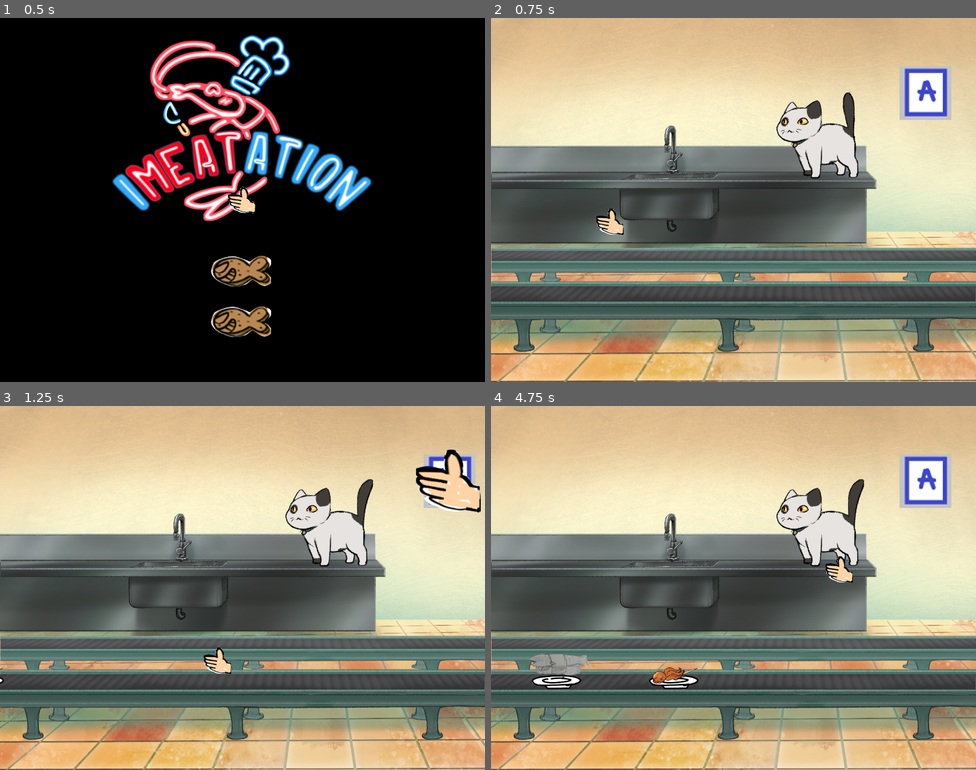
Above: before the commit, frames 1-4 (two rows, left to right).
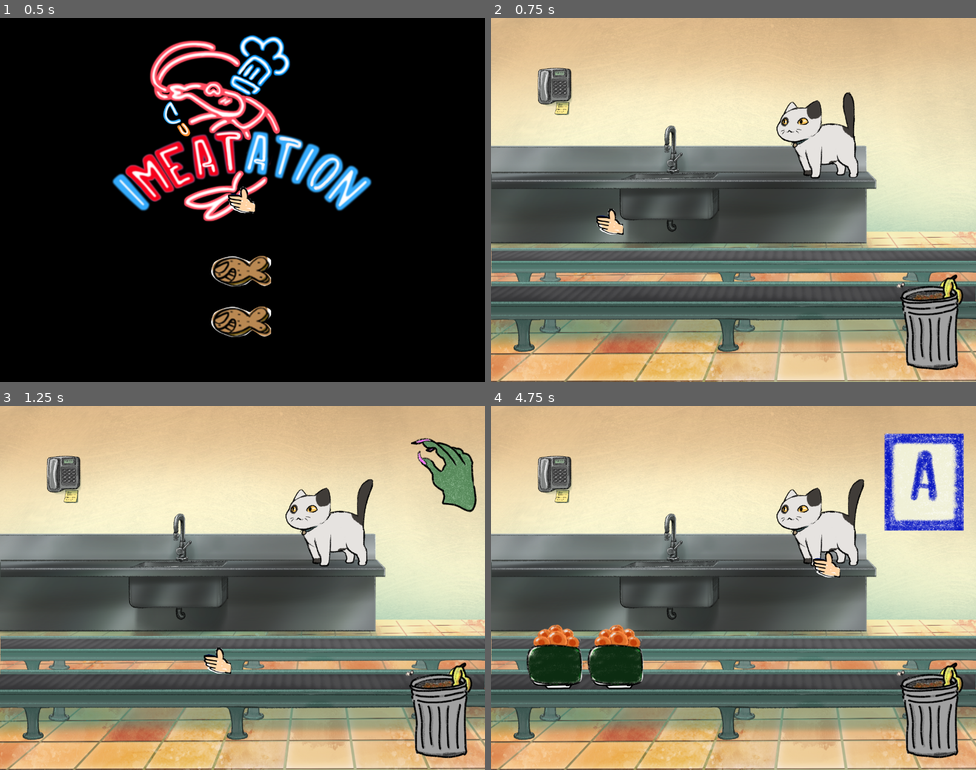
Above: after the commit, the same moments.

Repository: BUNN1E5/SDGJ-2024
Game: Godot game, scene res://levels/title/title.tscn
Same seed, same stepped clock (60 frames per second), same inputs: the game is played once before the commit and once after it.
Inputs (mouse positions are in pixels of both pictures, inside the frame that each line leads up to):
- Up to frame 1 (0.5 s): no input
- Up to frame 2 (0.75 s): move the mouse to (709, 272) at 0.52 s; click (709, 272) at 0.67 s
- Up to frame 3 (1.25 s): no input
- Up to frame 4 (4.75 s): move the mouse to (879, 642) at 1.27 s; click (879, 642) at 1.42 s; move the mouse to (588, 533) at 2.02 s; click (588, 533) at 2.17 s; move the mouse to (757, 588) at 2.77 s; click (757, 588) at 2.92 s; move the mouse to (660, 497) at 3.52 s; click (660, 497) at 3.67 s; move the mouse to (840, 569) at 4.27 s; click (840, 569) at 4.42 s

Frame 1 is identical in both runs. In frame 2, 4.8% of the frame differs, in the area x 9-98%, y 13-97%; in frame 3, 5.3%; in frame 4, 11%, in the area x 7-98%, y 7-97%.

Commit message:
AAAAAAAAAAHHHHHHHHHH

Diff:
--- a/food/base/conveyer_item.tscn
+++ b/food/base/conveyer_item.tscn
@@ -22,4 +22,5 @@
 texture = ExtResource("2_asydr")
 
 [node name="sprite" type="Sprite2D" parent="."]
-position = Vector2(0, -40)
+position = Vector2(0, -80)
+scale = Vector2(1.5, 1.5)
--- a/food/final_gunkan/gunkan_sushi.tres
+++ b/food/final_gunkan/gunkan_sushi.tres
@@ -1,10 +1,10 @@
-[gd_resource type="AnimatedTexture" load_steps=3 format=3 uid="uid://dn1ucrcy820jl"]
+[gd_resource type="AnimatedTexture" load_steps=3 format=3 uid="uid://cs8m4jfkiiq6e"]
 
-[ext_resource type="Texture2D" uid="uid://bunvhxhncfq4q" path="res://food/placeholder_gunkan/good-gunkan-sushi-placeholder.png" id="1_uhve6"]
-[ext_resource type="Texture2D" uid="uid://ekrvduf7xs0w" path="res://food/placeholder_gunkan/bad-gunkan-sushi-placeholder.png" id="2_8ydr2"]
+[ext_resource type="Texture2D" uid="uid://bveuiivr1n6k6" path="res://food/final_gunkan/good-gunkan-sushi.png" id="1_m2xbv"]
+[ext_resource type="Texture2D" uid="uid://tc17px1s63pk" path="res://food/final_gunkan/bad-gunkan-sushi.png" id="2_07se6"]
 
 [resource]
 frames = 2
-frame_0/texture = ExtResource("1_uhve6")
-frame_1/texture = ExtResource("2_8ydr2")
+frame_0/texture = ExtResource("1_m2xbv")
+frame_1/texture = ExtResource("2_07se6")
 frame_1/duration = 1.0
--- /dev/null
+++ b/food/sashimi/sashimi_sushi.tres
@@ -0,0 +1,10 @@
+[gd_resource type="AnimatedTexture" load_steps=3 format=3 uid="uid://xfstm0amqtde"]
+
+[ext_resource type="Texture2D" uid="uid://dp71uu21iooes" path="res://food/sashimi/sushi_sashimi.png" id="1_5y7nn"]
+[ext_resource type="Texture2D" uid="uid://dkpndn8qxftyn" path="res://food/sashimi/sushi_sashimi_bad.png" id="2_42qcv"]
+
+[resource]
+frames = 2
+frame_0/texture = ExtResource("1_5y7nn")
+frame_1/texture = ExtResource("2_42qcv")
+frame_1/duration = 1.0
--- /dev/null
+++ b/food/sexyroll/sexyroll_sushi.tres
@@ -0,0 +1,10 @@
+[gd_resource type="AnimatedTexture" load_steps=3 format=3 uid="uid://diprmjuwjasf7"]
+
+[ext_resource type="Texture2D" uid="uid://c3jaij30m6oxy" path="res://food/sexyroll/sushi_sexyroll.png" id="1_4xcjf"]
+[ext_resource type="Texture2D" uid="uid://5s57asj47x4d" path="res://food/sexyroll/sushi_sexyroll_bad.png" id="2_cw1s3"]
+
+[resource]
+frames = 2
+frame_0/texture = ExtResource("1_4xcjf")
+frame_1/texture = ExtResource("2_cw1s3")
+frame_1/duration = 1.0
--- /dev/null
+++ b/food/shinko/shinko_sushi.tres
@@ -0,0 +1,10 @@
+[gd_resource type="AnimatedTexture" load_steps=3 format=3 uid="uid://bxwybqx3xkm71"]
+
+[ext_resource type="Texture2D" uid="uid://lwnocd3xcrqq" path="res://food/shinko/sushi_shinko.png" id="1_buuw1"]
+[ext_resource type="Texture2D" uid="uid://c6bkylemkva6w" path="res://food/shinko/sushi_shinko_sad.png" id="2_6w8f6"]
+
+[resource]
+frames = 2
+frame_0/texture = ExtResource("1_buuw1")
+frame_1/texture = ExtResource("2_6w8f6")
+frame_1/duration = 1.0
--- a/game_systems/conveyer_belt/conveyer_belt.gd
+++ b/game_systems/conveyer_belt/conveyer_belt.gd
@@ -22,14 +22,30 @@
 @export var max_items = 200
 var num_items = 0
 
+@export var belt_push_cooldown = 1.0
+var belt_push_timer = belt_push_cooldown
+
+var belt_q : Array[ConveyerItem]
+
 func add_item(item : ConveyerItem):
 	add_child(item)#item.reparent(self)
-	item.progress_ratio = 0
 	item.conveyer_belt = self
+	try_push_to_start(item)
+	pass
+
+func try_push_to_start(item : ConveyerItem):
+	belt_q.push_front(item)
 	pass
 
 func _ready():
 	pass
 
 func _process(delta):
+	belt_push_timer -= delta
+	if belt_push_timer <= 0:
+		var item = belt_q.pop_back()
+		if(item != null):
+			item.on_belt = true
+			item.progress_ratio = 0
+			belt_push_timer = belt_push_cooldown
 	pass
--- a/game_systems/conveyer_belt/conveyer_item.gd
+++ b/game_systems/conveyer_belt/conveyer_item.gd
@@ -18,6 +18,8 @@
 var time_in_hall = 0
 var in_hall = false
 
+var on_belt : bool = false
+
 
 # Called when the node enters the scene tree for the first time.
 func _ready():
@@ -37,21 +39,22 @@
 func _input(event):
 	if event is InputEventMouseButton:
 		if self.collision.overlaps_area(mouse.selector_area):
-			print("running")
+			print("picking up")
 			mouse.try_pickup.emit(self)
 		pass
 
 
 # Called every frame. 'delta' is the elapsed time since the previous frame.
 func _process(delta):
-
+	if not on_belt:
+		return
 
 	if in_hall:
 		time_in_hall -= delta
 
 		if(time_in_hall <= 0):
 			#we are ready to come back into the conveyer
-			self.progress_ratio = 0
+			conveyer_belt.try_push_to_start(self)
 			bad_level = min(bad_level+1, sprites.get_frames())
 			self.renderder.texture = sprites.get_frame_texture(min(bad_level, sprites.get_frames()))
 			in_hall = false
--- a/game_systems/conveyer_belt/conveyer_manager.gd
+++ b/game_systems/conveyer_belt/conveyer_manager.gd
@@ -19,9 +19,7 @@
 	new_food_timer -= delta
 	if(new_food_timer <= 0):
 		var item = base_item.instantiate() as ConveyerItem
-		print("spawning " + str(item))
 		item.sprites = food_items.pick_random()
-		print("picked " + str(item.sprites))
 		add_food_item(item)
 		new_food_timer = new_food_cooldown
 	pass
--- a/game_systems/player_control/mouse.tscn
+++ b/game_systems/player_control/mouse.tscn
@@ -11,6 +11,7 @@
 scale = Vector2(0.28125, 0.28125)
 texture = ExtResource("1_xh4mv")
 script = ExtResource("2_g4la2")
+toggle_or_hold = true
 mouse_smoothness = 12
 
 [node name="Area2D" type="Area2D" parent="."]
--- a/game_systems/score/RestaurantRating.tres
+++ b/game_systems/score/RestaurantRating.tres
@@ -1,18 +1,18 @@
 [gd_resource type="AnimatedTexture" load_steps=5 format=3 uid="uid://b7tjnxir2fdh5"]
 
-[ext_resource type="Texture2D" uid="uid://dauc1b6g1ayve" path="res://levels/mockup/restaurant-c-rating-placeholder.png" id="1_0uvbs"]
-[ext_resource type="Texture2D" uid="uid://c3c75dssg3wy0" path="res://levels/mockup/restaurant-a-rating-placeholder.png" id="1_cf7ue"]
-[ext_resource type="Texture2D" uid="uid://c1olwg1ag3eas" path="res://levels/mockup/restaurant-b-rating-placeholder.png" id="2_jonhy"]
-[ext_resource type="Texture2D" uid="uid://cnko8we0hw2p7" path="res://levels/mockup/restaurant-s-rating-placeholder.png" id="3_gh4cs"]
+[ext_resource type="Texture2D" uid="uid://devl5fl7uusll" path="res://game_systems/score/restaurant-c-rating-final.png" id="1_8hjbd"]
+[ext_resource type="Texture2D" uid="uid://ub2ev88fxnqp" path="res://game_systems/score/restaurant-b-rating-final.png" id="2_5opmd"]
+[ext_resource type="Texture2D" uid="uid://b6pq4ncuppkf4" path="res://game_systems/score/restaurant-a-rating-final.png" id="3_53d6u"]
+[ext_resource type="Texture2D" uid="uid://dy5nje4j264hk" path="res://game_systems/score/restaurant-s-rating-final.png" id="4_gub3t"]
 
 [resource]
 frames = 5
-frame_0/texture = ExtResource("1_0uvbs")
-frame_1/texture = ExtResource("1_0uvbs")
+frame_0/texture = ExtResource("1_8hjbd")
+frame_1/texture = ExtResource("1_8hjbd")
 frame_1/duration = 1.0
-frame_2/texture = ExtResource("2_jonhy")
+frame_2/texture = ExtResource("2_5opmd")
 frame_2/duration = 1.0
-frame_3/texture = ExtResource("1_cf7ue")
+frame_3/texture = ExtResource("3_53d6u")
 frame_3/duration = 1.0
-frame_4/texture = ExtResource("3_gh4cs")
+frame_4/texture = ExtResource("4_gub3t")
 frame_4/duration = 1.0
--- a/levels/main/main.tscn
+++ b/levels/main/main.tscn
@@ -1,31 +1,33 @@
-[gd_scene load_steps=34 format=3 uid="uid://cskk4hahslcst"]
+[gd_scene load_steps=36 format=3 uid="uid://cskk4hahslcst"]
 
 [ext_resource type="Texture2D" uid="uid://b6kgin4m6kebf" path="res://levels/main/kitchenBG.png" id="1_prlbg"]
 [ext_resource type="Texture2D" uid="uid://c7ywsgv4shweu" path="res://levels/main/sink.png" id="2_choa1"]
 [ext_resource type="Texture2D" uid="uid://cb2vqk4iy8c6f" path="res://levels/main/kitchen_placement_reference.png" id="3_0hvof"]
 [ext_resource type="Texture2D" uid="uid://ri8be2lp5p50" path="res://levels/main/conveyor-front.png" id="4_4xd73"]
 [ext_resource type="Texture2D" uid="uid://fj1syijsinww" path="res://levels/main/conveyor-rear.png" id="4_7ym7d"]
-[ext_resource type="Texture2D" uid="uid://c3c75dssg3wy0" path="res://levels/mockup/restaurant-a-rating-placeholder.png" id="4_deqqf"]
-[ext_resource type="Texture2D" uid="uid://bdaug8bbae75c" path="res://levels/mockup/inspectors-hand-placeholder.png" id="5_arrqc"]
+[ext_resource type="Texture2D" uid="uid://1hjmk4kcbewa" path="res://levels/main/inspectors-hand-final.png" id="4_v7nlk"]
 [ext_resource type="Script" path="res://game_systems/conveyer_belt/conveyer_belt.gd" id="5_chxk5"]
 [ext_resource type="Script" path="res://game_systems/score/RestaurantRatingSprite.gd" id="5_ticuk"]
 [ext_resource type="Script" path="res://game_systems/conveyer_belt/conveyer_manager.gd" id="7_x67wk"]
 [ext_resource type="Texture2D" uid="uid://b15qwiof4abjo" path="res://food/fish-the-cat/FISHtheCATidle1.png" id="8_d8xw1"]
 [ext_resource type="Script" path="res://levels/main/FISHtheCAT.gd" id="8_t1fv6"]
-[ext_resource type="Texture2D" uid="uid://c07lmk3573bmv" path="res://food/dragon-roll/DragonRoll.tres" id="8_w2f6g"]
 [ext_resource type="PackedScene" uid="uid://t1gvfey4vvj1" path="res://food/base/conveyer_item.tscn" id="9_ladiw"]
 [ext_resource type="Texture2D" uid="uid://dj1ngnm3usj05" path="res://food/fish-the-cat/FISHtheCATidle2.png" id="9_nylwp"]
 [ext_resource type="Texture2D" uid="uid://ck3wbqhjt76y1" path="res://food/octopus/octopus_sushi.tres" id="10_5g7h0"]
 [ext_resource type="Texture2D" uid="uid://cb3hegfjnduha" path="res://food/fish-the-cat/FISHtheCATidle3.png" id="10_cjswc"]
 [ext_resource type="Texture2D" uid="uid://bgvnw5tqvyya0" path="res://food/fish-the-cat/FISHtheCAT_paw1.png" id="11_5r6d3"]
-[ext_resource type="Texture2D" uid="uid://dn1ucrcy820jl" path="res://food/placeholder_gunkan/gunkan_sushi.tres" id="11_br4we"]
+[ext_resource type="Texture2D" uid="uid://cs8m4jfkiiq6e" path="res://food/final_gunkan/gunkan_sushi.tres" id="11_5wab4"]
 [ext_resource type="Script" path="res://game_systems/score/score_manager.gd" id="11_lc0uk"]
-[ext_resource type="Texture2D" uid="uid://c58uuyca8t0i5" path="res://food/placeholder_fish/fish_sushi.tres" id="12_ba5nl"]
 [ext_resource type="Texture2D" uid="uid://bygb5wxx422vd" path="res://food/fish-the-cat/FISHtheCAT_paw2.png" id="12_fmx6i"]
 [ext_resource type="PackedScene" uid="uid://2foru1qm1x4k" path="res://game_systems/player_control/mouse.tscn" id="12_nwkvh"]
+[ext_resource type="Texture2D" uid="uid://xfstm0amqtde" path="res://food/sashimi/sashimi_sushi.tres" id="13_5myd1"]
 [ext_resource type="Texture2D" uid="uid://6yvm4dnmlx57" path="res://food/fish-the-cat/FISHtheCATwalk1.png" id="13_8rsdy"]
+[ext_resource type="Texture2D" uid="uid://diprmjuwjasf7" path="res://food/sexyroll/sexyroll_sushi.tres" id="14_gjpnw"]
 [ext_resource type="Texture2D" uid="uid://dx8bkilob0pf5" path="res://food/fish-the-cat/FISHtheCATwalk2.png" id="14_ux25m"]
+[ext_resource type="Texture2D" uid="uid://bxwybqx3xkm71" path="res://food/shinko/shinko_sushi.tres" id="15_rqx4r"]
 [ext_resource type="Texture2D" uid="uid://b7tjnxir2fdh5" path="res://game_systems/score/RestaurantRating.tres" id="24_i8e2i"]
+[ext_resource type="Texture2D" uid="uid://b7pgmvax3xhjf" path="res://levels/main/trashcan-final.png" id="26_3rwa5"]
+[ext_resource type="Texture2D" uid="uid://y3ctl5ygyg32" path="res://levels/main/phone.png" id="27_146du"]
 
 [sub_resource type="Animation" id="Animation_6damg"]
 length = 0.001
@@ -171,14 +173,13 @@
 
 [node name="RestaurantRatingSprite" type="Sprite2D" parent="Background/RestaurantRating" node_paths=PackedStringArray("manager")]
 position = Vector2(500, 0)
-scale = Vector2(0.487305, 0.487305)
-texture = ExtResource("4_deqqf")
+scale = Vector2(2, 2)
 script = ExtResource("5_ticuk")
 manager = NodePath("../../../GameManagement")
 
 [node name="Inspectors-hand-placeholder" type="Sprite2D" parent="Background/RestaurantRating"]
 scale = Vector2(0.833, 0.833)
-texture = ExtResource("5_arrqc")
+texture = ExtResource("4_v7nlk")
 
 [node name="Interactables" type="Node2D" parent="."]
 
@@ -220,7 +221,7 @@
 script = ExtResource("7_x67wk")
 food_belt = NodePath("../Conveyor-front/FoodConveyer")
 plate_belt = NodePath("../Conveyor-rear/PlateConveyer")
-food_items = Array[AnimatedTexture]([ExtResource("8_w2f6g"), ExtResource("10_5g7h0"), ExtResource("11_br4we"), ExtResource("12_ba5nl")])
+food_items = Array[AnimatedTexture]([ExtResource("11_5wab4"), ExtResource("10_5g7h0"), ExtResource("13_5myd1"), ExtResource("14_gjpnw"), ExtResource("15_rqx4r")])
 base_item = ExtResource("9_ladiw")
 new_food_cooldown = 2.0
 
@@ -237,4 +238,12 @@
 script = ExtResource("11_lc0uk")
 food_rating_textures = ExtResource("24_i8e2i")
 
+[node name="Trashcan-final" type="Sprite2D" parent="."]
+position = Vector2(1745.13, 1211.39)
+texture = ExtResource("26_3rwa5")
+
+[node name="Phone" type="Sprite2D" parent="."]
+position = Vector2(248.876, 292.354)
+texture = ExtResource("27_146du")
+
 [node name="Mouse" parent="." instance=ExtResource("12_nwkvh")]
Not shown, changed: food/final_gunkan/bad-gunkan-sushi.png.import
Binary file removed: food/final_gunkan/bad-tobiko-sushi-final.png
Not shown, changed: food/final_gunkan/good-gunkan-sushi.png.import
Binary file removed: food/final_gunkan/good-tobiko-sushi-final.png
Not shown, changed: food/fish-the-cat/FISHtheCAT_ded1.png.import
Not shown, changed: food/fish-the-cat/FISHtheCAT_dedblood.png.import
Not shown, changed: food/sardine/sushi_sardine.png.import
Not shown, changed: food/sardine/sushi_sardinebad.png.import
